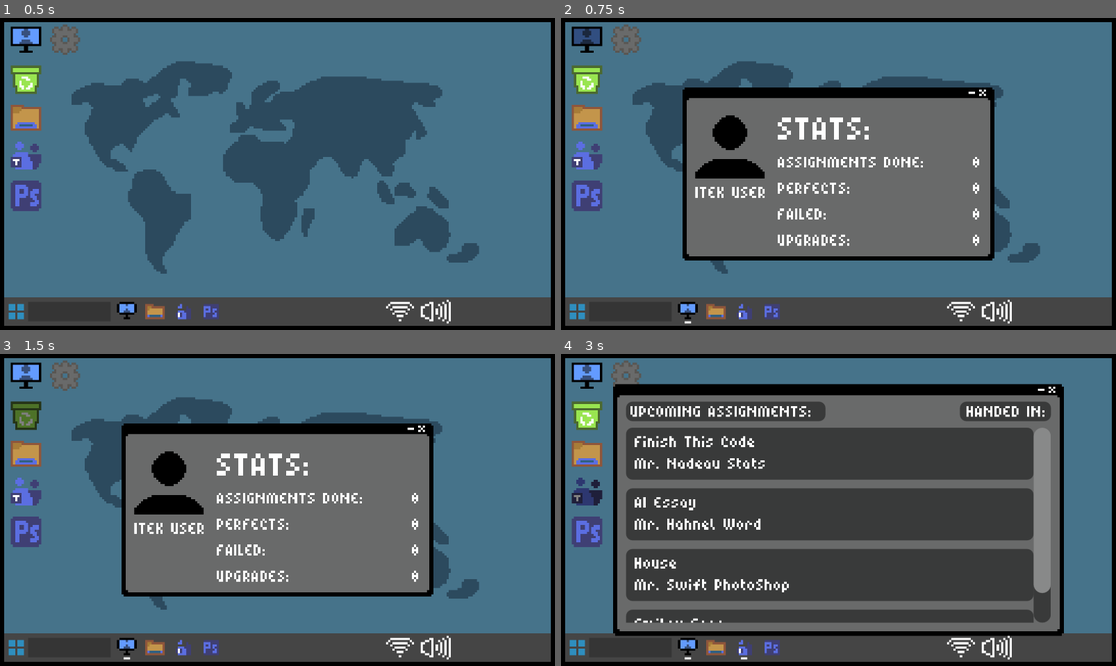
Above: before the commit, frames 1-4 (two rows, left to right).
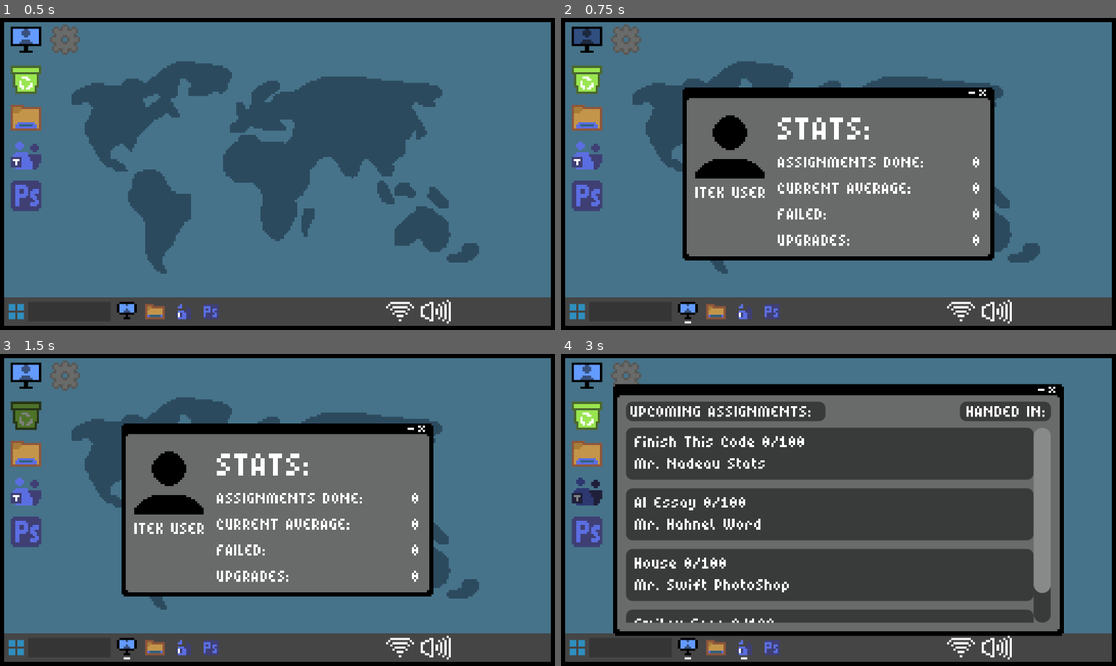
Above: after the commit, the same moments.

Repository: wonderdip/iTec-GameJam
Game: Godot game, scene res://Scenes/desktop.tscn
The game is run twice, just before and just after one commit, with the same random seed, the same clock (stepped at 60 frames per second) and the same inputs.
Inputs (mouse positions are in pixels of both pictures, inside the frame that each line leads up to):
- Up to frame 1 (0.5 s): no input
- Up to frame 2 (0.75 s): click (588, 39) at 0.5 s
- Up to frame 3 (1.5 s): click (27, 413) at 1.25 s
- Up to frame 4 (3 s): click (588, 453) at 2 s; click (588, 491) at 2.75 s

Frame 1 is identical in both runs. In frame 2, 0.3% of the frame differs, in the area x 39-63%, y 52-57%; in frame 3, 0.3%; in frame 4, 0.4%, in the area x 22-44%, y 26-87%.
Error in both runs: Invalid access to property or key 'app_name' on a base object of type 'Nil'. (res://Scripts/global.gd:11)

Commit message:
some QOL upgrades to team

Diff:
--- a/Scenes/assignment_button.tscn
+++ b/Scenes/assignment_button.tscn
@@ -23,7 +23,7 @@
 layout_mode = 2
 theme_override_fonts/font = ExtResource("1_0ju1p")
 theme_override_font_sizes/font_size = 8
-text = "Title"
+text = "Title "
 
 [node name="Teacher" type="Label" parent="VBoxContainer"]
 layout_mode = 2
--- a/Scenes/stats.tscn
+++ b/Scenes/stats.tscn
@@ -1,8 +1,9 @@
-[gd_scene load_steps=6 format=3 uid="uid://bs4jgbm1wcfoq"]
+[gd_scene load_steps=7 format=3 uid="uid://bs4jgbm1wcfoq"]
 
 [ext_resource type="Script" uid="uid://dqenx3ahqvyhy" path="res://Scripts/application.gd" id="1_5wx8j"]
 [ext_resource type="Texture2D" uid="uid://cj5wuw7ujkhpx" path="res://Assets/user.png" id="2_8gyig"]
 [ext_resource type="Theme" uid="uid://bgvcpnl7jyrfv" path="res://default.tres" id="2_orybf"]
+[ext_resource type="Script" uid="uid://lt6sdpen7ys4" path="res://Scripts/stats.gd" id="3_qetgw"]
 [ext_resource type="PackedScene" uid="uid://c4oy47oc4klsf" path="res://Scenes/titlebar_buttons.tscn" id="4_wue6w"]
 [ext_resource type="PackedScene" uid="uid://dx4f5oy7b7uld" path="res://Scenes/window_dragger.tscn" id="9_oduq7"]
 
@@ -25,6 +26,7 @@
 grow_horizontal = 2
 grow_vertical = 2
 theme = ExtResource("2_orybf")
+script = ExtResource("3_qetgw")
 
 [node name="TextureRect" type="TextureRect" parent="Panel"]
 custom_minimum_size = Vector2(32, 32)
@@ -36,14 +38,6 @@
 size_flags_horizontal = 4
 size_flags_vertical = 4
 texture = ExtResource("2_8gyig")
-
-[node name="TitlebarButtons" parent="Panel" node_paths=PackedStringArray("app") instance=ExtResource("4_wue6w")]
-layout_mode = 0
-offset_left = 132.0
-offset_top = 1.0
-offset_right = 141.0
-offset_bottom = 5.0
-app = NodePath("../..")
 
 [node name="ItekUser" type="Label" parent="Panel"]
 layout_mode = 0
@@ -71,12 +65,12 @@
 theme_override_font_sizes/font_size = 8
 text = "ASSIGNMENTS DONE:"
 
-[node name="Perfects" type="Label" parent="Panel/VBoxContainer"]
+[node name="Average" type="Label" parent="Panel/VBoxContainer"]
 layout_mode = 2
 theme_override_font_sizes/font_size = 8
-text = "PERFECTS:"
+text = "CURRENT AVERAGE:"
 
-[node name="Failed" type="Label" parent="Panel/VBoxContainer"]
+[node name="Perfects" type="Label" parent="Panel/VBoxContainer"]
 layout_mode = 2
 theme_override_font_sizes/font_size = 8
 text = "FAILED:"
@@ -99,13 +93,13 @@
 text = "0"
 horizontal_alignment = 2
 
-[node name="PerfectsNum" type="Label" parent="Panel/VBoxContainer2"]
+[node name="AverageNum" type="Label" parent="Panel/VBoxContainer2"]
 layout_mode = 2
 theme_override_font_sizes/font_size = 8
 text = "0"
 horizontal_alignment = 2
 
-[node name="FailedNum" type="Label" parent="Panel/VBoxContainer2"]
+[node name="PerfectsNum" type="Label" parent="Panel/VBoxContainer2"]
 layout_mode = 2
 theme_override_font_sizes/font_size = 8
 text = "0"
@@ -124,3 +118,11 @@
 offset_right = 56.0
 offset_bottom = -35.0
 app = NodePath("..")
+
+[node name="TitlebarButtons" parent="." node_paths=PackedStringArray("app") instance=ExtResource("4_wue6w")]
+layout_mode = 0
+offset_left = 60.0
+offset_top = -39.0
+offset_right = 69.0
+offset_bottom = -35.0
+app = NodePath("..")
--- a/Scenes/teams.tscn
+++ b/Scenes/teams.tscn
@@ -190,13 +190,13 @@
 
 [node name="Grade" type="Label" parent="Panel/AssignmentDetails"]
 layout_mode = 0
-offset_left = 110.0
+offset_left = 80.0
 offset_top = 8.0
 offset_right = 150.0
 offset_bottom = 28.0
 theme_override_fonts/font = ExtResource("10_a50o7")
-text = "0/10"
-horizontal_alignment = 1
+text = "0/100"
+horizontal_alignment = 2
 
 [node name="WindowDragger" parent="." node_paths=PackedStringArray("app") instance=ExtResource("5_gme0u")]
 layout_mode = 0
--- a/Scripts/assignment_button.gd
+++ b/Scripts/assignment_button.gd
@@ -27,4 +27,7 @@
 	Global.used_assignments.append(assignment)
 
 	teacher_label.text = teacher.name + " " + teacher.specialty.app_name
-	title_label.text = assignment.assignment_title
+	title_label.text = assignment.assignment_title + " " + "0/100"
+
+func add_grade(grade: int):
+	title_label.text = (assignment.assignment_title + " " + str(grade)+"/100")
--- /dev/null
+++ b/Scripts/stats.gd
@@ -0,0 +1,10 @@
+extends Panel
+
+@onready var assignments_num: Label = $VBoxContainer2/AssignmentsNum
+@onready var average_num: Label = $VBoxContainer2/AverageNum
+@onready var perfects_num: Label = $VBoxContainer2/PerfectsNum
+@onready var upgrades_num: Label = $VBoxContainer2/UpgradesNum
+
+func _process(delta: float) -> void:
+	assignments_num.text = str(Global.assignments_done)
+	average_num.text = str(int(Global.current_average))
--- a/Scripts/teams.gd
+++ b/Scripts/teams.gd
@@ -36,7 +36,7 @@
 		details.text = (current_assignment.assignment_details
 						+"\nMinimum Words: "
 						+ str(current_assignment.min_words))
-	grade_label.text = (str(current_assignment.grade) + "/10")
+	grade_label.text = (str(int(current_assignment.grade)) + "/100")
 
 func _on_back_button_pressed() -> void:
 	assignment_details.hide()
@@ -80,6 +80,7 @@
 	assignment_details.hide()
 	assignment_list.show()
 	current_button.reparent(handed_in_buttons)
+	current_button.add_grade(int(grade))
 	current_button = null
 	Global.assignment_done(current_assignment)
 
--- a/Teachers/swift.tres
+++ b/Teachers/swift.tres
@@ -8,12 +8,14 @@
 script = ExtResource("1_x4e83")
 assignment_title = "Smiley Face"
 assignment_details = "draw a smiley face"
+min_coverage = 0.2
 metadata/_custom_type_script = "uid://bvvmgegkc1ik6"
 
 [sub_resource type="Resource" id="Resource_x4e83"]
 script = ExtResource("1_x4e83")
 assignment_title = "House"
 assignment_details = "Draw a house"
+min_coverage = 0.4
 metadata/_custom_type_script = "uid://bvvmgegkc1ik6"
 
 [resource]
Not shown, added: Scripts/stats.gd.uid
